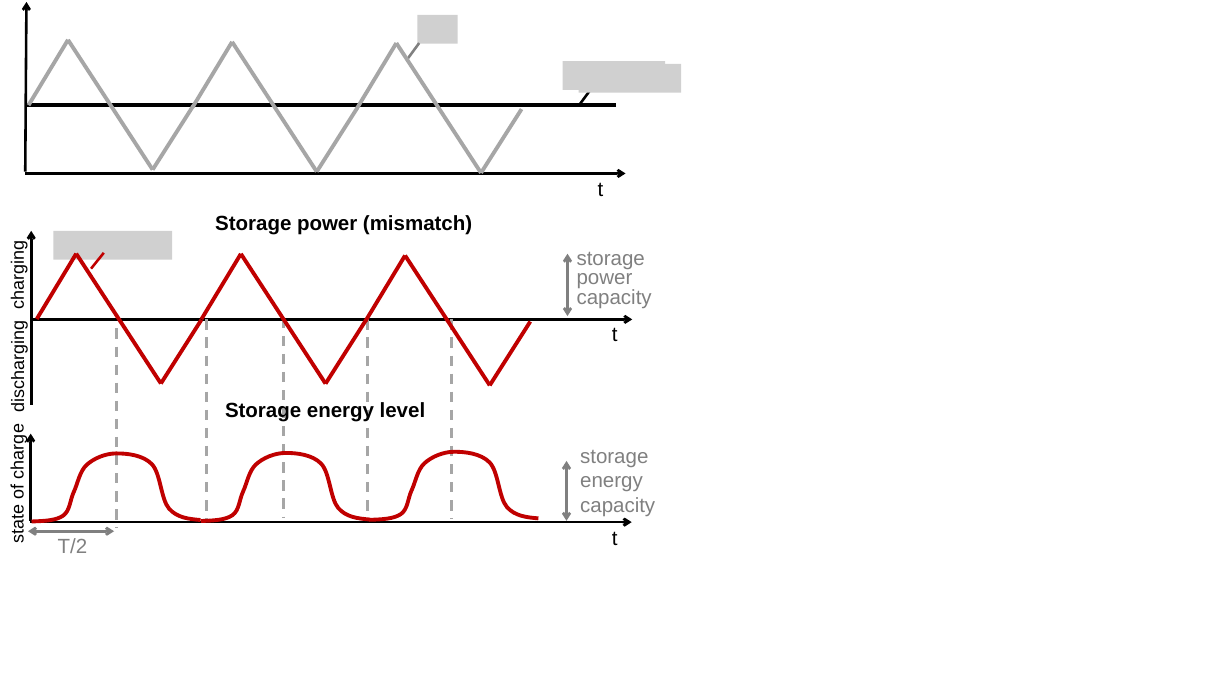
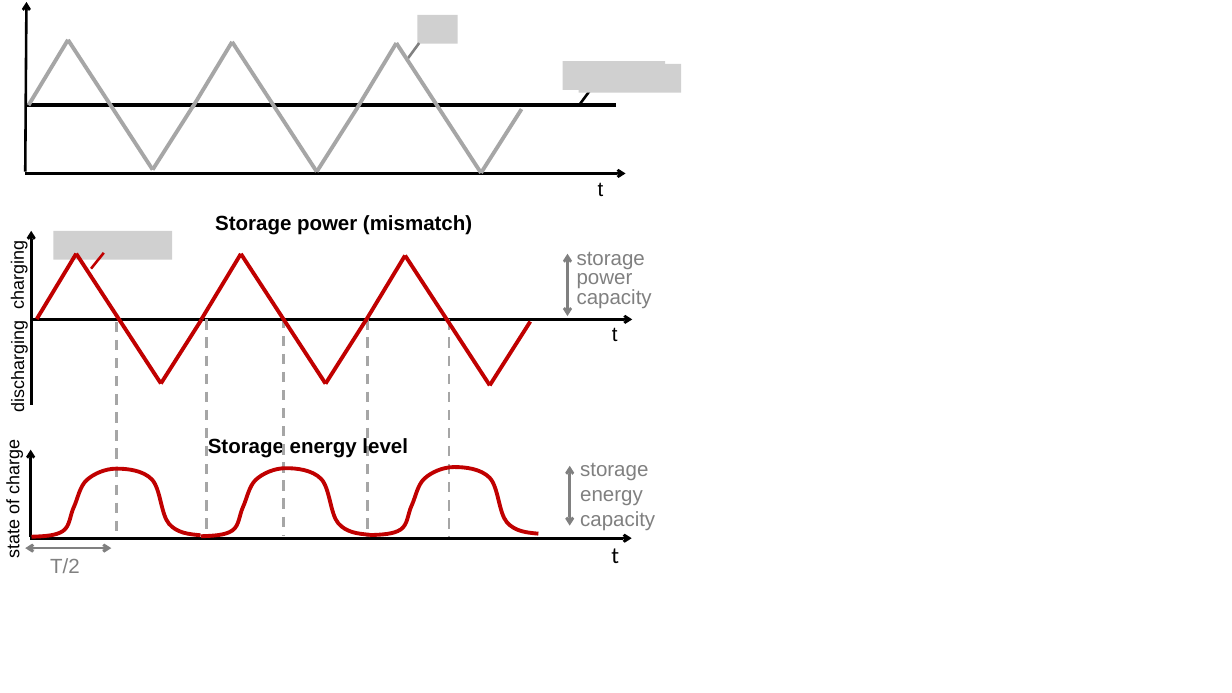
Before and after one commit to martavp/pv-textbook, a slide deck: slide 2 of Figures/Chapter_14/drawings/Fig14.X_storage_theory.pptx. Drawn at 1232x693 pixels with LibreOffice and Linux fonts; fonts in the diff are those of the drawing; grey boxes stand for pictures. Boxes give left, top, right and bottom in pixels: in the first picture for what was removed or moved away, otherwise in the second. Text is boxed around its words. In the diff, an @@ line names an element or a change of style, - is before the commit and + after.

```diff
--- a/Figures/Chapter_14/drawings/Fig14.X_storage_theory.pptx
+++ b/Figures/Chapter_14/drawings/Fig14.X_storage_theory.pptx
@@ line moved from (116, 328) - (116, 528) to (116, 322) - (116, 541) @@
@@ line moved from (206, 320) - (206, 519) to (206, 320) - (206, 538) @@
@@ line moved from (284, 318) - (284, 518) to (284, 318) - (284, 536) @@
@@ line moved from (368, 320) - (368, 519) to (368, 320) - (368, 538) @@
@@ line moved from (451, 320) - (451, 519) to (449, 320) - (449, 538) @@
@@ text "state of charge" moved from (x1=7, y1=429, x2=27, y2=542) to (x1=3, y1=444, x2=23, y2=557) @@
@@ text "Storage energy level" moved from (x1=225, y1=401, x2=426, y2=422) to (x1=208, y1=437, x2=408, y2=458) @@
@@ 3 freeform shapes, 2 texts, 2 arrows moved together from (x1=30, y1=433, x2=655, y2=556) to (x1=30, y1=450, x2=655, y2=563) @@
@@ double arrow moved from (567, 461) - (567, 521) to (570, 466) - (570, 526) @@
@@ rectangle removed at (x1=353, y1=523, x2=752, y2=598) @@
@@ text removed at (x1=611, y1=531, x2=619, y2=545) @@
-t
@@ double arrow moved from (114, 531) - (28, 531) to (111, 548) - (25, 548) @@
@@ text "T/2" moved from (x1=58, y1=538, x2=88, y2=553) to (x1=50, y1=558, x2=80, y2=573) @@
```
Also in this commit, not shown: 1 other slide changed, 22 other files.
